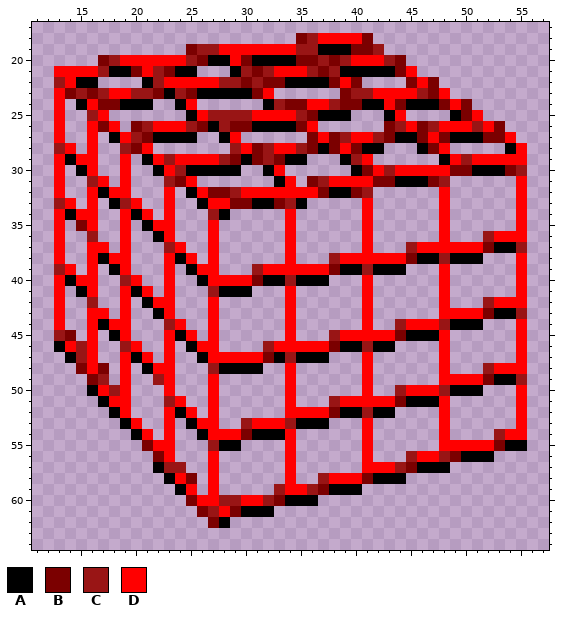
Two states of a sprite sheet, src/assets/internet_box.png. That is the earlier state.
The file is 68x68 pixels. Shown: x 11..57, y 17..64.
Palette (. is transparent): A #000000  B #7b0000  C #991515  D #ff0000
Pixels before, first column x 13:
18 ......................BCDDDDB..............
19 ............BCCDDDDDDDCCAAABBC.............
20 ....BCDDDDDDCBAADBAAAABBCBCDDDCB...........
21 DDDDCAABDCBAA...ACBCDDDCBCAAAAABD..........
22 CDAA....ACDDDDDCCBCBBAAAABDB....BDB........
23 DBCBCDDCCBACBAAAAABD......BCCDDDDCBD.......
24 D.ADBBAAA..AD......ACBBDDCBBAADBAAABDB.....
25 D..CD.......ADCCCCDDDDCBAAA...AD....ABD....
26 D..DBD.BCDDDCBACBBAAAABD......BCDBCDDDCDB..
27 D..D.ADCBAAAA..AD......BDBCDDCBAABDBAAABBD.
28 CD.D..CBD.......CDBCDDCBABDBAA...ABD.....AD
29 DADD..D.ADCDDDDCBABCBAA...ACD......ADCDDDDD
30 D.AD..D..ADCAAAAA..AD......ABDCDDDDDBBAAABC
31 D..CD.D...CBD.......AD.BCDDDDBBAAABC......D
32 D..DADD...D.ADBBCDDDDDDDBAABC......D......D
33 CD.D.ACD..D..ADDBBAABCA.....D......D......D
34 DADD..DAD.D...CA.....D......D......D......D
35 D.BD..D.ADD...D......D......D......D......D
36 D..C..D..AD...D......D......D......D...CDDD
37 D..DD.D...CD..D......D......D...CDDDDDDBAAC
38 D..DADD...DAD.D......D...CDDDDDDBAACAAA...D
39 CD.D.AD...D.ADD...CDDDDDDBAACAAA...D......D
40 DADD..CD..D..ADDDDBAACAAA...D......D......D
41 D.AD..DAD.D...CAAA...D......D......D......D
42 D..C..D.ADD...D......D......D......D...CDDD
43 D..DD.D..AD...D......D......D......DDDDBAAC
44 D..DADD...CD..D......D......D..CDDDCAAA...D
45 CB.D.AD...DAD.D......D...CDDDDDBAAAD......D
46 ADCD..CD..D.ADD....CDDDDDBAACAA....D......D
47 .ACD..DAD.D..ADDDDDBACAAA...D......D......D
48 ..BDB.D.ADD...CAAAA..D......D......D...CDDD
49 ...BC.D..CD...D......D......D......DDDDBAAC
50 ...ADCD...D...D......D......D..CDDDCAAA...D
51 ....ADD...CD..D......D...CDDDDDBAAAD......D
52 .....AD...DAD.D......DDDDBAACAA....D......D
53 ......AD..D.ADD..CDDDCAAA...D......D......D
54 .......AD.D..ADDDBAAAD......D......D....CDD
55 ........BDD...CAA....D......D......DDDDDBAA
56 .........BD...D......D......D...CDDCBAAA...
57 .........ACC..D......D......DDDCBAAA.......
58 ..........ADB.D......D..CDDDBAAA...........
59 ...........AD.D.....CDDCBAAA...............
60 ............BDDCCDDCBAAA...................
61 .............BCDBAAA.......................
62 ..............BA...........................
The same view after the edit:
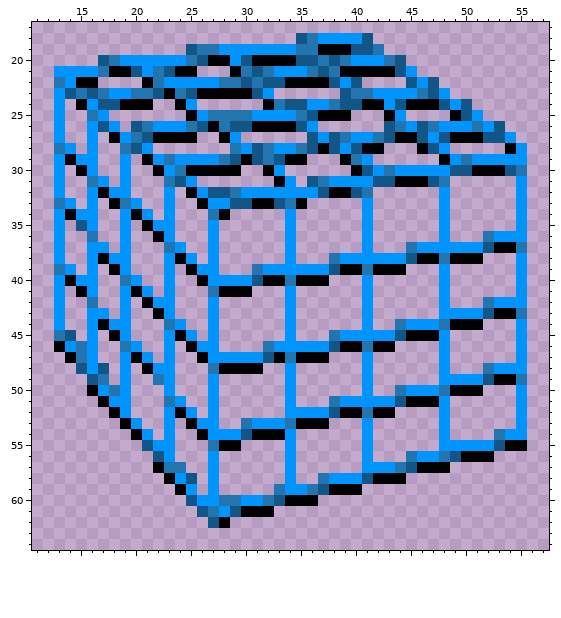
Change:
colour B: #7b0000 -> #115687
colour C: #991515 -> #2375af
colour D: #ff0000 -> #0094ff
Where, in picture pixels (left, top, right, bottom), the same in both pictures:
changed: (54, 33, 527, 528)
